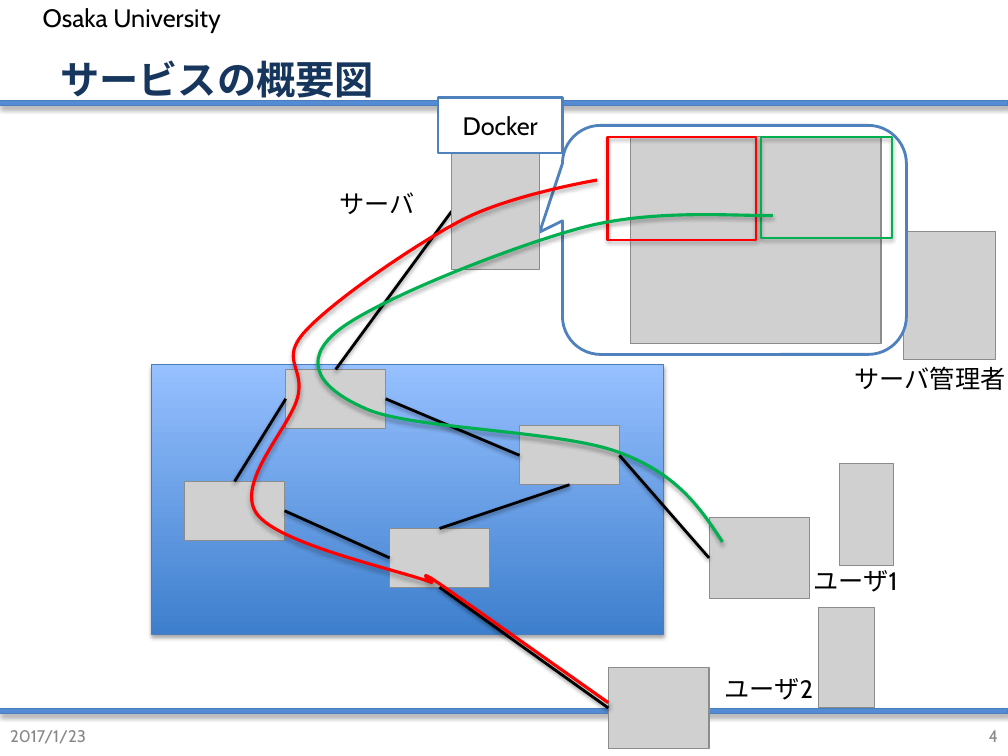
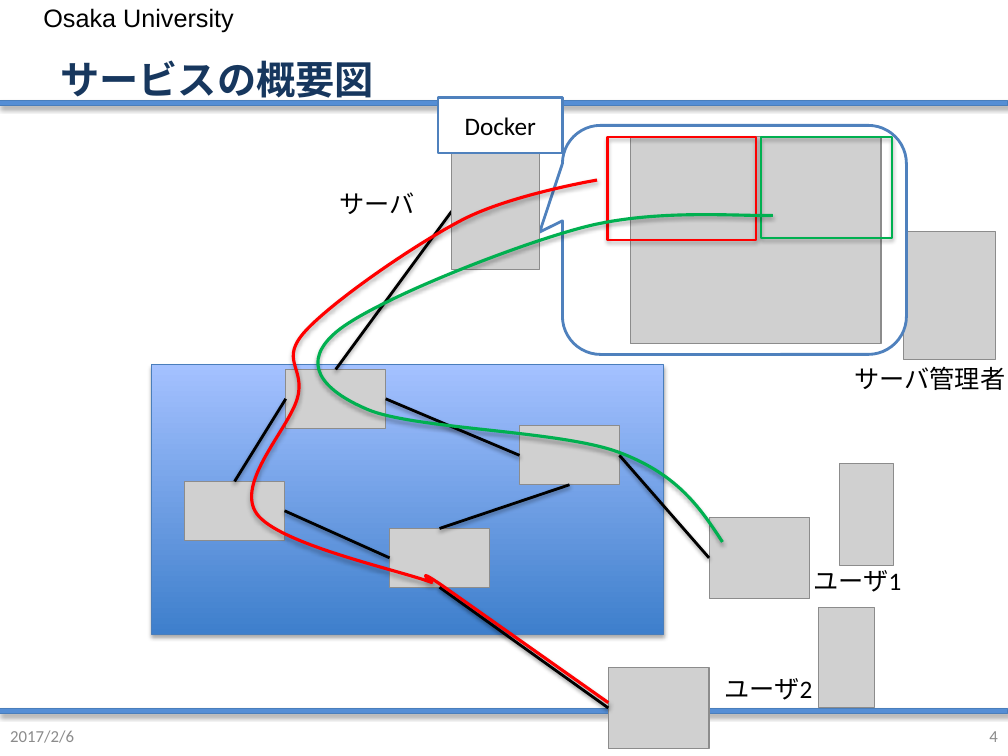
Before and after one commit to handai-trema/IaaS-namn, a slide deck: slide 4 of web/team-namnネットワーク演習最終課題.pptx. Drawn at 1008x756 pixels with LibreOffice and Linux fonts; fonts in the diff are those of the drawing; grey boxes stand for pictures; background and template pictures are left out. Boxes give left, top, right and bottom in pixels: in the first picture for what was removed or moved away, otherwise in the second. Text is boxed around its words. In the diff, an @@ line names an element or a change of style, - is before the commit and + after.

```diff
--- a/web/team-namnネットワーク演習最終課題.pptx
+++ b/web/team-namnネットワーク演習最終課題.pptx
@@ text "Osaka University" at bbox=[43, 8, 234, 33]: font Cabin to Arial; indent changed; more space between paragraphs @@
@@ font Cabin to Calibri in 3 elements at bbox=[725, 678, 813, 700], bbox=[438, 98, 562, 153], bbox=[814, 564, 902, 592] @@
@@ text at bbox=[10, 730, 74, 743]: text changed; font Cabin to Calibri; text colour #888888 to #8C8C8C @@
-2017/1/23
+2017/2/6
```
Also in this commit, not shown: 10 other slides changed, 6 slides added, 4 slides removed, 1 other file.
